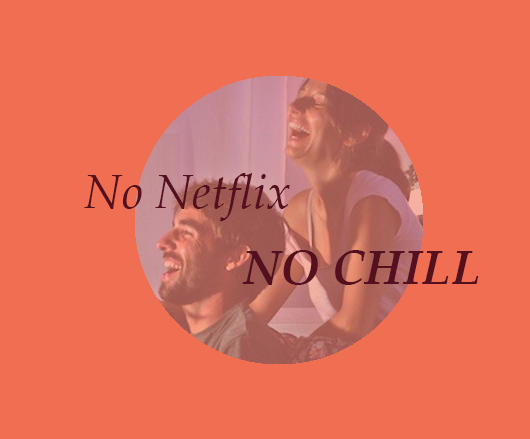
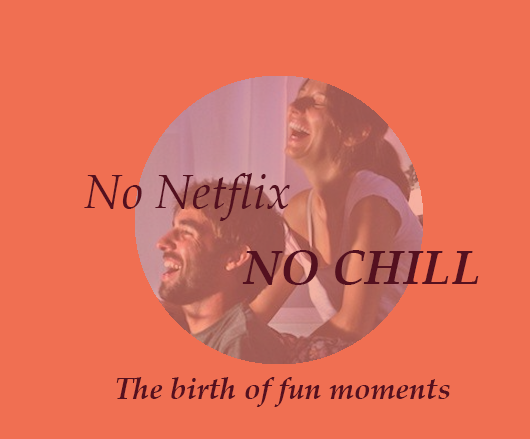
Revision of a layered 530 × 439 image; what changed, layer by layer:
added layer "The birth of fun moments" above "NO CHILL" over (x1=116, y1=377, x2=450, y2=407)
